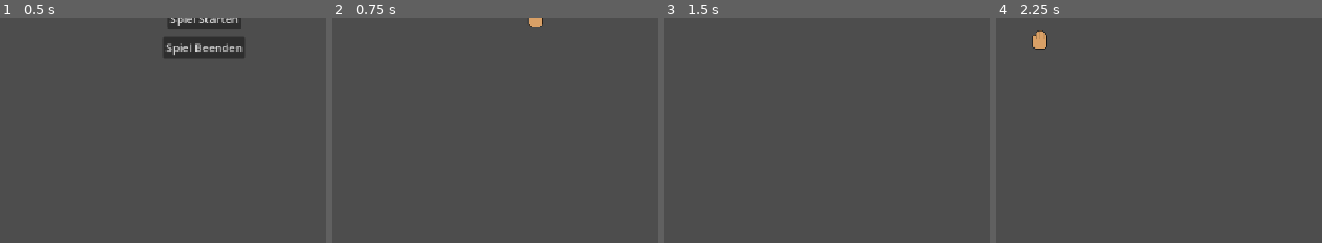
Above: before the commit, frames 1-4 (left to right).
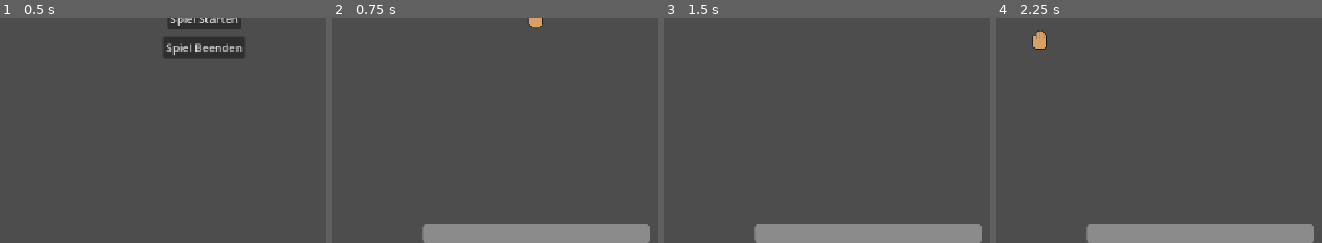
Above: after the commit, the same moments.

Repository: Stormez1998/Bugillionaire
Game: Godot game, scene res://scenes/ui/MainMenu.tscn
Two runs of this game, one before a commit and one after it. Both use one fixed random seed, a clock stepped at 60 frames per second and the inputs below. The engine's default icon, where the game draws it, is replaced by a stand-in: a white triangle on a blue panel in a dark square.
Inputs (mouse positions are % of the whole screen's width and height, from its top left):
- Up to frame 1 (0.5 s): no input
- Up to frame 2 (0.75 s): click "Spiel Starten" at 0.5 s
- Up to frame 3 (1.5 s): tap Enter at 1.25 s; move the mouse to (88, 45) at 1.27 s; tap R at 1.35 s; click (88, 45) at 1.42 s
- Up to frame 4 (2.25 s): tap Space at 2 s; move the mouse to (37, 55) at 2.02 s; tap R at 2.1 s; click (37, 55) at 2.17 s
The pictures show only the part of the screen within x 30-80%, y 50-100%; the shares and areas given below are measured in that part.

Frame 1 is identical in both runs. In frame 2, 5.9% of the frame differs, in the area x 27-98%, y 91-100%; in frame 3, 5.9%; in frame 4, 5.9%.

Commit message:
Implementierung Lebenssysteme Spieler, Hand  und SpikedInsect v0.0.3
feat(gameplay): Implementierung Lebenssysteme Spieler, Hand Cursor und SpikedInsect hinzugefügt v0.0.3

- Gegner-Lebensleiste: ProgressBar zur visuellen HP-Darstellung in die Basis-Insekten-Szene integriert.
- Steuerung: Instant-Neustart via 'R'-Taste (reload_current_scene) im MainLevel und Beenden-Buttons (quit) in MainMenu und PauseMenu hinzugefügt.
- Spieler-Leben: Globale HP-Verwaltung (take_player_damage) inklusive UI-Lebensbalken (PlayerLifeBar) und Event-Signalen im GameState etabliert.
- OOP-Entitäten: 'SpikedInsect' als vererbten Gegnertyp erstellt, der bei Klick via GameState Rückstoßschaden (reflect_damage) austeilt.
- Basis-Waffe: 'Hand' als dediziertes Node2D-Cursor-Objekt vorbereitet.

Diff:
--- a/GD/scenes/entities/Insect.tscn
+++ b/GD/scenes/entities/Insect.tscn
@@ -9,12 +9,12 @@
 [node name="Insect" type="Area2D" unique_id=733645916]
 script = ExtResource("1_8e3he")
 
-[node name="Sprite2D" type="Sprite2D" parent="." unique_id=1054112084]
-texture = ExtResource("1_o6f1p")
-
 [node name="CollisionShape2D" type="CollisionShape2D" parent="." unique_id=1117917847]
 position = Vector2(0, 0.25)
 shape = SubResource("RectangleShape2D_jk7c4")
+
+[node name="Sprite2D" type="Sprite2D" parent="." unique_id=1054112084]
+texture = ExtResource("1_o6f1p")
 
 [node name="LifeBar" type="ProgressBar" parent="." unique_id=1448884961]
 offset_left = -64.0
--- /dev/null
+++ b/GD/scenes/entities/SpikedInsect.tscn
@@ -0,0 +1,11 @@
+[gd_scene format=3 uid="uid://8ty7pqwp2b6y"]
+
+[ext_resource type="PackedScene" uid="uid://dpkh7u7gjvg0f" path="res://scenes/entities/Insect.tscn" id="1_8fs4m"]
+[ext_resource type="Script" uid="uid://dh6b5076olkey" path="res://scripts/entities/SpikedInsect.gd" id="2_eky1y"]
+
+[node name="SpikedInsect" unique_id=733645916 instance=ExtResource("1_8fs4m")]
+script = ExtResource("2_eky1y")
+
+[node name="Sprite2D" parent="." index="1" unique_id=1054112084]
+modulate = Color(1, 0.15294118, 0.16078432, 1)
+self_modulate = Color(1, 0.15294118, 0.16078432, 1)
--- a/GD/scenes/ui/UI.tscn
+++ b/GD/scenes/ui/UI.tscn
@@ -15,3 +15,16 @@
 offset_right = 57.0
 offset_bottom = 52.0
 text = "Zeit: "
+
+[node name="PlayerLifeBar" type="ProgressBar" parent="." unique_id=1003364023]
+anchors_preset = 7
+anchor_left = 0.5
+anchor_top = 1.0
+anchor_right = 0.5
+anchor_bottom = 1.0
+offset_left = -163.5
+offset_top = -27.0
+offset_right = 163.5
+grow_horizontal = 2
+grow_vertical = 0
+show_percentage = false
--- /dev/null
+++ b/GD/scripts/entities/SpikedInsect.gd
@@ -0,0 +1,20 @@
+# Erbt die gesamte Logik des Standard-Insekts
+extends "res://scripts/entities/Insect.gd"
+
+var reflect_damage: float = 10.0 # Schaden, den der Spieler pro Klick erleidet
+
+func _ready() -> void:
+	# Wir können Werte aus der Elternklasse überschreiben, z.B. mehr HP
+	max_health = 5.0
+	health = 5.0
+	super() # Ruft die _ready() Funktion der Elternklasse auf (für die Lebensleiste)
+
+# Überschreibt die take_damage Funktion des Basis-Insekts
+func take_damage(amount: float) -> void:
+	print("Autsch! Dornenkäfer wehrt sich!")
+
+	# Fügt dem Spieler Schaden über das GameState-Singleton zu
+	GameState.take_player_damage(reflect_damage)
+
+	# Führt den restlichen Code (HP abziehen, Geld geben, Sterben) aus der Elternklasse aus
+	super(amount)
--- a/GD/scripts/levels/MainLevel.gd
+++ b/GD/scripts/levels/MainLevel.gd
@@ -1,6 +1,7 @@
 extends Node2D
 
-var insect_scene: PackedScene = preload("res://scenes/entities/Insect.tscn")
+var basic_insect_scene: PackedScene = preload("res://scenes/entities/Insect.tscn")
+var spiked_insect_scene: PackedScene = preload("res://scenes/entities/SpikedInsect.tscn")
 
 # Aktualisierte Referenzen auf die Nodes im Szenenbaum
 @onready var insect_spawner: Timer = $InsectSpawner
@@ -17,7 +18,13 @@
 # Hinweis: Stelle sicher, dass das timeout()-Signal des InsectSpawner
 # mit dieser aktualisierten Funktion verbunden ist.
 func _on_insect_spawner_timeout() -> void:
-	var insect_instance: Area2D = insect_scene.instantiate()
+	var insect_instance: Area2D
+	# 20% Chance, dass ein Dornenkäfer spawnt
+	if randf() <= 0.2:
+		insect_instance = spiked_insect_scene.instantiate()
+	else:
+		insect_instance = basic_insect_scene.instantiate()
+	#Positionierung
 	var random_x: float = randf_range(50.0, 1100.0)
 	var random_y: float = randf_range(50.0, 600.0)
 
--- a/GD/scripts/managers/GameState.gd
+++ b/GD/scripts/managers/GameState.gd
@@ -1,17 +1,29 @@
 extends Node
 
-# Neues Signal, das den aktualisierten Geldbetrag übergibt
 signal money_changed(new_amount: float)
+signal player_health_changed(new_health: float) # Neues Signal für die UI
 
 var current_money: float = 0.0
 var total_xp: float = 0.0
 var prestige_multiplier: float = 1.0
 
+# Neue Variablen für das Spielerleben
+var player_max_health: float = 100.0
+var player_health: float = 100.0
+
 func add_money(amount: float) -> void:
 	var final_amount: float = amount * prestige_multiplier
 	current_money += final_amount
+	money_changed.emit(current_money)
+	print("[GameState] Geld erhalten: ", final_amount, " | Neuer Kontostand: ", current_money)
 
-	# Signal an alle verbundenen Empfänger senden
-	money_changed.emit(current_money)
+# Die fehlende Funktion, die vom SpikedInsect aufgerufen wird
+func take_player_damage(amount: float) -> void:
+	player_health -= amount
+	player_health_changed.emit(player_health) # Informiert die UI über den neuen Wert
 
-	print("[GameState] Geld erhalten: ", final_amount, " | Neuer Kontostand: ", current_money)
+	print("[GameState] Spieler erleidet Schaden: ", amount, " | Rest-HP: ", player_health)
+
+	if player_health <= 0.0:
+		print("[GameState] Game Over! Spieler hat keine Lebenspunkte mehr.")
+		# Hier kann später das Spiel pausiert oder ein Game-Over-Screen geladen werden
--- a/GD/scripts/ui/ui.gd
+++ b/GD/scripts/ui/ui.gd
@@ -1,16 +1,24 @@
 extends CanvasLayer
 
-# Referenz auf das Label-Node holen
 @onready var money_label: Label = $MoneyLabel
+@onready var time_label: Label = $TimeLabel
+@onready var player_life_bar: ProgressBar = $PlayerLifeBar # Referenz auf den neuen Balken
 
 func _ready() -> void:
-	# Signal aus dem Singleton mit der lokalen Funktion verbinden
+	# Signale verbinden
 	GameState.money_changed.connect(_on_money_changed)
+	GameState.player_health_changed.connect(_on_player_health_changed)
 
-	# Initialer Aufruf, um den Startwert von 0.0 sofort anzuzeigen
+	# Startwerte beim Laden der Szene initialisieren
 	_on_money_changed(GameState.current_money)
 
-# Diese Funktion wird automatisch aufgerufen, sobald money_changed.emit() feuert
+	# Maximalwert des Balkens anhand der GameState-Variable setzen
+	player_life_bar.max_value = GameState.player_max_health
+	_on_player_health_changed(GameState.player_health)
+
 func _on_money_changed(new_amount: float) -> void:
 	money_label.text = "Geld: " + str(new_amount)
-	print("[UI] Anzeige aktualisiert auf: ", new_amount)
+
+# Neue Funktion zur Aktualisierung des Lebensbalkens
+func _on_player_health_changed(new_health: float) -> void:
+	player_life_bar.value = new_health
Not shown, added: GD/scripts/entities/SpikedInsect.gd.uid
